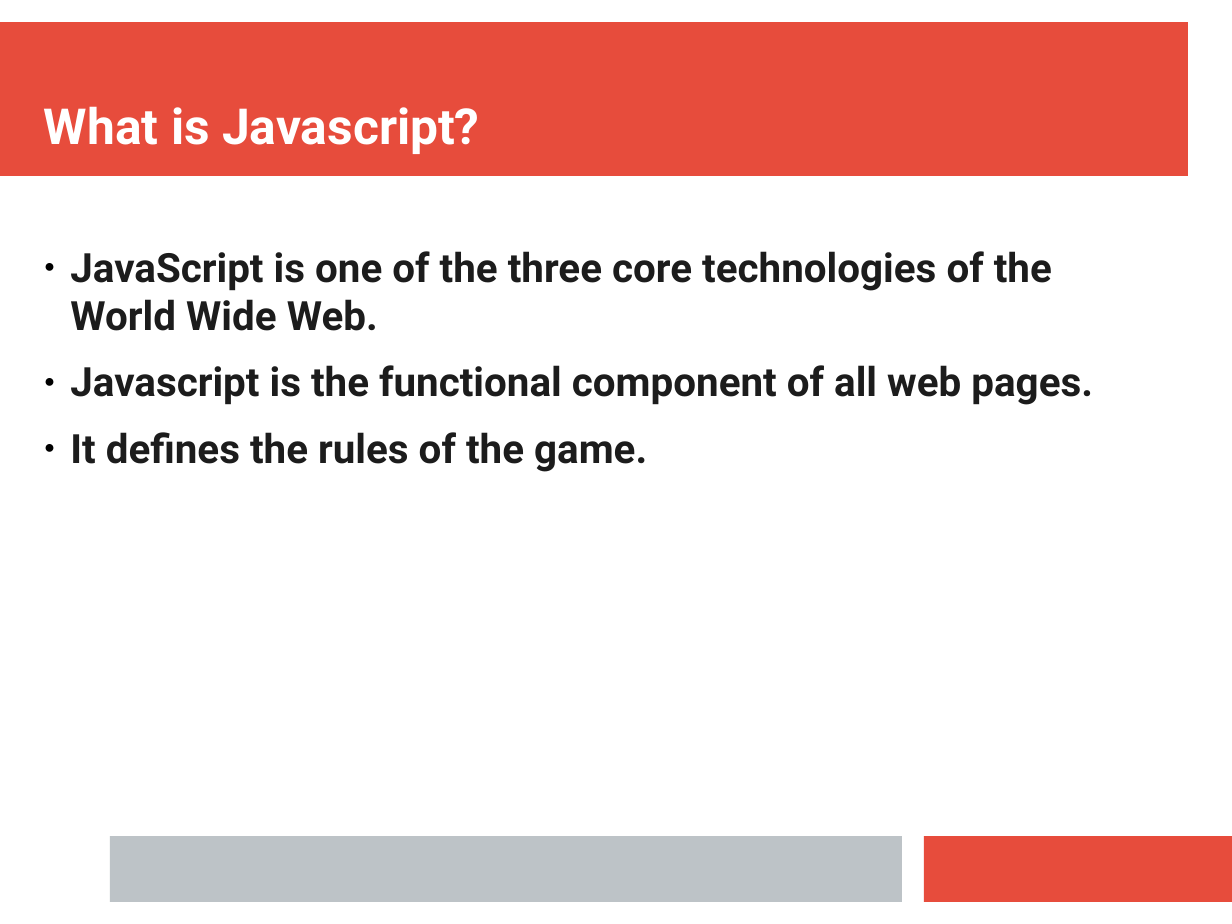
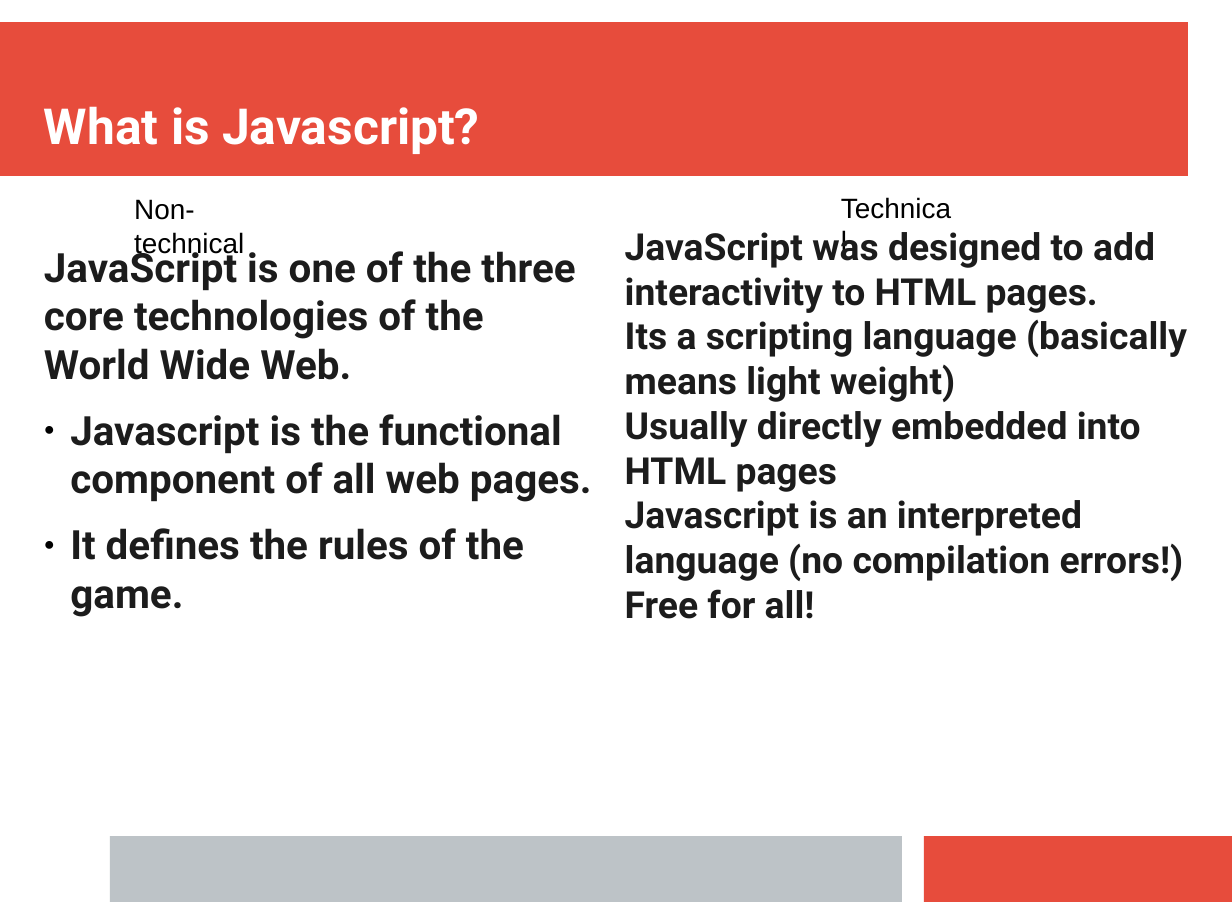
Before and after one commit to thisHermit/dscJavascriptSlides, a slide deck: slide 2 of dscJavascript.pptx. Drawn at 1232x924 pixels with LibreOffice and Linux fonts; fonts in the diff are those of the drawing. Boxes give left, top, right and bottom in pixels: in the first picture for what was removed or moved away, otherwise in the second. Text is boxed around its words. In the diff, an @@ line names an element or a change of style, - is before the commit and + after.

```diff
--- a/dscJavascript.pptx
+++ b/dscJavascript.pptx
@@ text added at box(134, 199, 244, 258), 18 pt, text #000000 @@
+Non-technical
@@ text added at box(831, 184, 969, 227), 18 pt, text #000000 @@
+Technical
@@ text added at box(625, 232, 1187, 619), 24 pt, text #1C1C1C, bold @@
+JavaScript was designed to add interactivity to HTML pages.
+Its a scripting language (basically means light weight)
+Usually directly embedded into HTML pages
+Javascript is an interpreted language (no compilation errors!)
+Free for all!
@@ text at box(44, 245, 575, 380): bullet ● to none @@
```
Also in this commit, not shown: 2 other slides changed.
